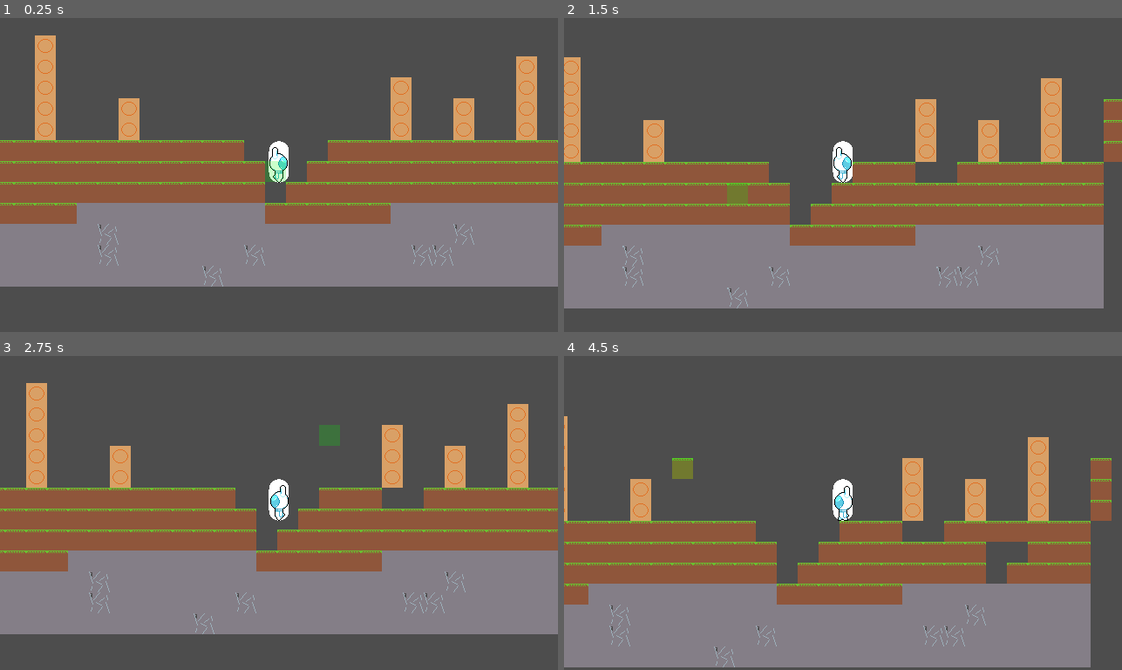
Above: before the commit, frames 1-4 (two rows, left to right).
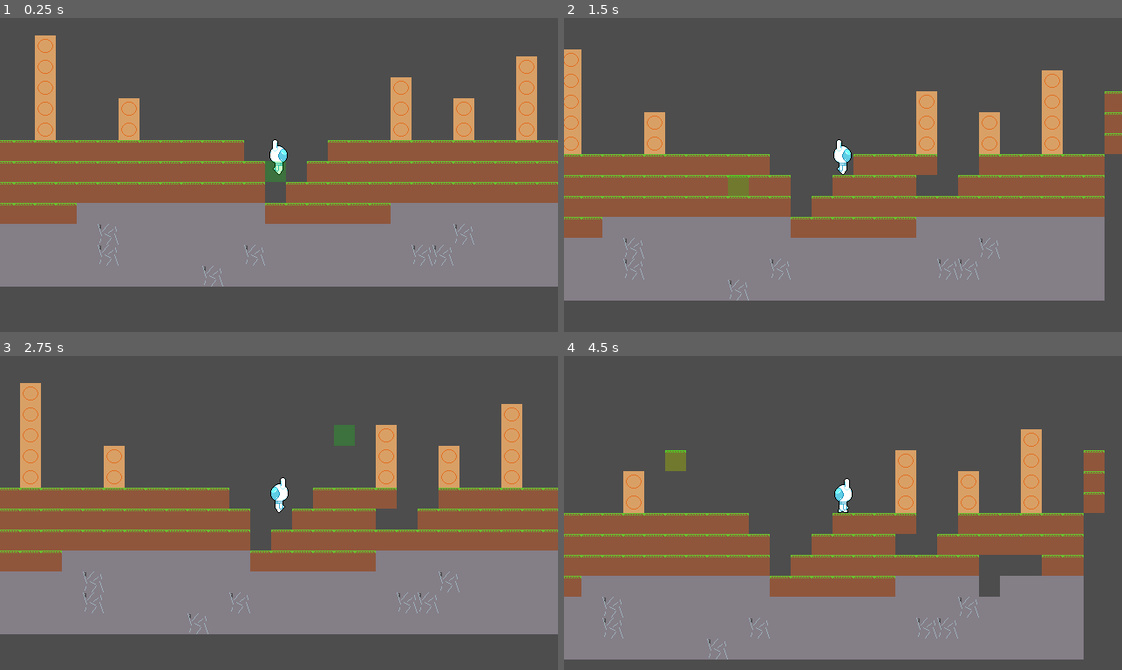
Above: after the commit, the same moments.

Repository: GriffinRio/Game-likeJam10
Game: Godot game, scene res://main.tscn
Two runs of this game, one before a commit and one after it. Both use one fixed random seed, a clock stepped at 60 frames per second and the inputs below.
Inputs (mouse positions are in pixels of both pictures, inside the frame that each line leads up to):
- Up to frame 1 (0.25 s): no input
- Up to frame 2 (1.5 s): move the mouse to (965, 159) at 0.52 s; press the mouse at (965, 159) at 0.53 s; hold D (Move_Right) from 0.53 s (still down); tap W (Jump) at 0.77 s; move the mouse to (731, 190) at 1.27 s; release the mouse at (731, 190) at 1.28 s; right-click (731, 190) at 1.35 s
- Up to frame 3 (2.75 s): tap W (Jump) at 1.52 s; move the mouse to (334, 443) at 2.02 s; release D (Move_Right) at 2.03 s; hold A (Move_Left) from 2.03 s (still down); hold Mouse wheel down (Switch_Item_Down) from 2.03 s (still down)
- Up to frame 4 (4.5 s): move the mouse to (815, 575) at 2.77 s; release A (Move_Left) at 2.78 s; release Mouse wheel down (Switch_Item_Down) at 2.78 s; hold D (Move_Right) 2.78-4.28 s; tap Mouse wheel up (Switch_Item_Up) at 2.85 s; tap W (Jump) at 3.02, 3.77 s; move the mouse to (1010, 560) at 3.52 s; press the mouse at (1010, 560) at 3.53 s; move the mouse to (675, 465) at 4.27 s; release the mouse at (675, 465) at 4.28 s; hold A (Move_Left) from 4.28 s (still down); right-click (675, 465) at 4.35 s

The runs differ from the first frame. In frame 1, 0.4% of the frame differs, in the area x 48-52%, y 38-53%; in frame 2, 13%; in frame 3, 6.6%; in frame 4, 16%, in the area x 0-99%, y 19-100%.

Commit message:
small player adjustments for sizing

Diff:
--- a/gameLikeJam10/Characters/player.gd
+++ b/gameLikeJam10/Characters/player.gd
@@ -5,7 +5,7 @@
 signal destroy_block()
 
 const SPEED = 100.0
-const JUMP_VELOCITY = -200.0
+const JUMP_VELOCITY = -225.0
 
 @onready var inventory: Inventory = $Inventory
 #Kenny time :)
--- a/gameLikeJam10/Characters/player.tscn
+++ b/gameLikeJam10/Characters/player.tscn
@@ -6,11 +6,7 @@
 
 [sub_resource type="CapsuleShape2D" id="CapsuleShape2D_sh265"]
 radius = 11.5
-height = 47.5
-
-[sub_resource type="CapsuleMesh" id="CapsuleMesh_4flbx"]
-radius = 11.5
-height = 47.5
+height = 42.0
 
 [sub_resource type="AtlasTexture" id="AtlasTexture_lquwl"]
 atlas = ExtResource("3_vb825")
@@ -53,12 +49,8 @@
 script = ExtResource("1_4flbx")
 
 [node name="CollisionShape2D" type="CollisionShape2D" parent="." unique_id=293915605]
-position = Vector2(0, -15)
+position = Vector2(0, -21)
 shape = SubResource("CapsuleShape2D_sh265")
-
-[node name="MeshInstance2D" type="MeshInstance2D" parent="." unique_id=326610712]
-position = Vector2(0, -15)
-mesh = SubResource("CapsuleMesh_4flbx")
 
 [node name="Camera2D" type="Camera2D" parent="." unique_id=1141743126]
 
@@ -66,7 +58,7 @@
 script = ExtResource("2_eovys")
 
 [node name="AnimatedSprite2D" type="AnimatedSprite2D" parent="." unique_id=305023575]
-position = Vector2(0, -15)
+position = Vector2(0, -24)
 sprite_frames = SubResource("SpriteFrames_65n15")
 animation = &"Player_Walk"
 frame = 1
